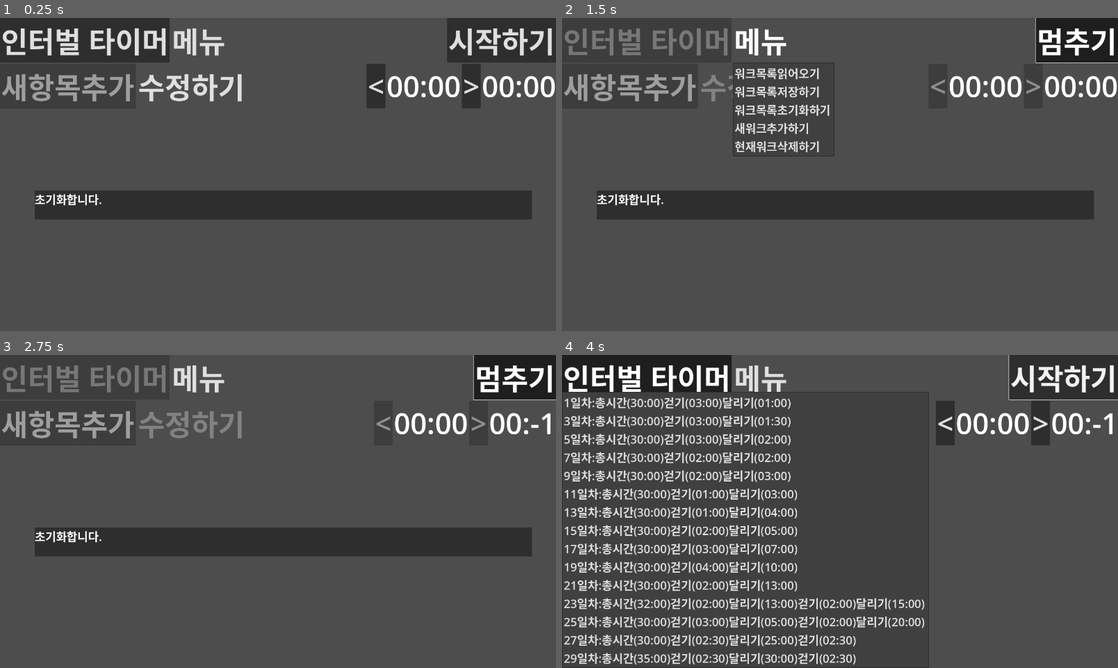
Above: before the commit, frames 1-4 (two rows, left to right).
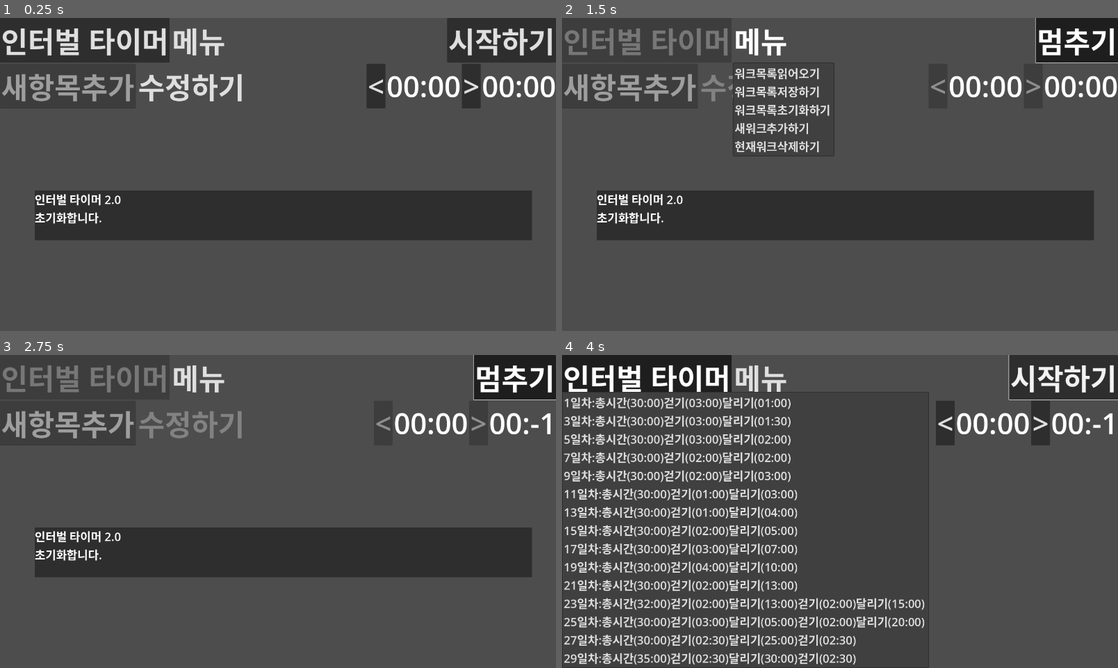
Above: after the commit, the same moments.

Repository: kasworld/maranic
Game: Godot game, scene res://main.tscn
Same seed, same stepped clock (60 frames per second), same inputs: the game is played once before the commit and once after it.
Inputs:
- Up to frame 1 (0.25 s): no input
- Up to frame 2 (1.5 s): click "시작하기" at 0.5 s; click "메뉴" at 1.25 s
- Up to frame 3 (2.75 s): click "시작하기" at 2 s
- Up to frame 4 (4 s): click "멈추기" at 2.75 s; click "인터벌 타이머" at 3.5 s

The runs differ from the first frame. In frame 1, 6.2% of the frame differs, in the area x 6-96%, y 56-71%; in frame 2, 6.2%; in frame 3, 6.2%; in frame 4, nothing differs.
Error in both runs: Invalid access of index '0' on a base object of type: 'PackedStringArray'. (res://main.gd:8)

Commit message:
add version msg

Diff:
--- a/main.gd
+++ b/main.gd
@@ -73,7 +73,6 @@
 	reset_time()
 	update_time_labels()
 	WorkListMenuButton.text = sel_wd.title
-
 
 func clear_work_nodes()->void:
 	# clear
--- a/main.tscn
+++ b/main.tscn
@@ -67,11 +67,10 @@
 size_flags_horizontal = 3
 
 [node name="TimedMessage" parent="." instance=ExtResource("4_mflyv")]
-visible = false
 offset_left = 120.0
 offset_top = 595.0
 offset_right = 1837.0
-offset_bottom = 695.0
+offset_bottom = 767.0
 
 [connection signal="timeout" from="Timer" to="." method="_on_timer_timeout"]
 [connection signal="toggled" from="VBoxContainer/TitleContainer/WorkListMenuButton" to="." method="_on_work_list_menu_button_toggled"]
--- a/timed_message.gd
+++ b/timed_message.gd
@@ -1,7 +1,7 @@
 extends PanelContainer
 
 func show_message(msg)->void:
-	$Label.text = msg
+	$VBoxContainer/Label.text = msg
 	visible = true
 	$Timer.start(3.0)
 
--- a/timed_message.tscn
+++ b/timed_message.tscn
@@ -11,8 +11,17 @@
 
 [node name="Timer" type="Timer" parent="."]
 
-[node name="Label" type="RichTextLabel" parent="."]
+[node name="VBoxContainer" type="VBoxContainer" parent="."]
 layout_mode = 2
+
+[node name="VersionLabel" type="Label" parent="VBoxContainer"]
+layout_mode = 2
+theme = ExtResource("2_cb4ra")
+text = "인터벌 타이머 2.0"
+
+[node name="Label" type="RichTextLabel" parent="VBoxContainer"]
+layout_mode = 2
+size_flags_vertical = 3
 theme = ExtResource("2_cb4ra")
 
 [connection signal="timeout" from="Timer" to="." method="_on_timer_timeout"]
